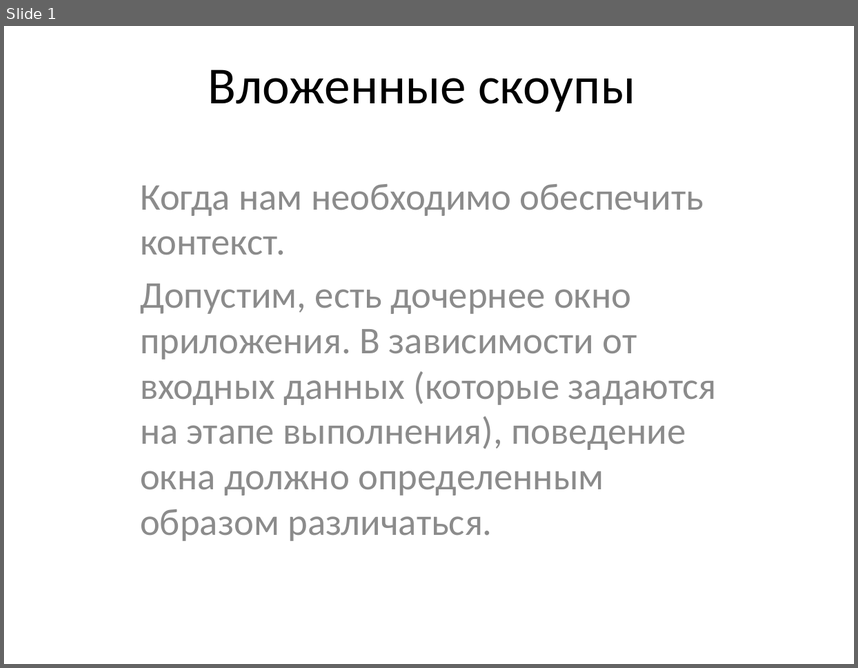
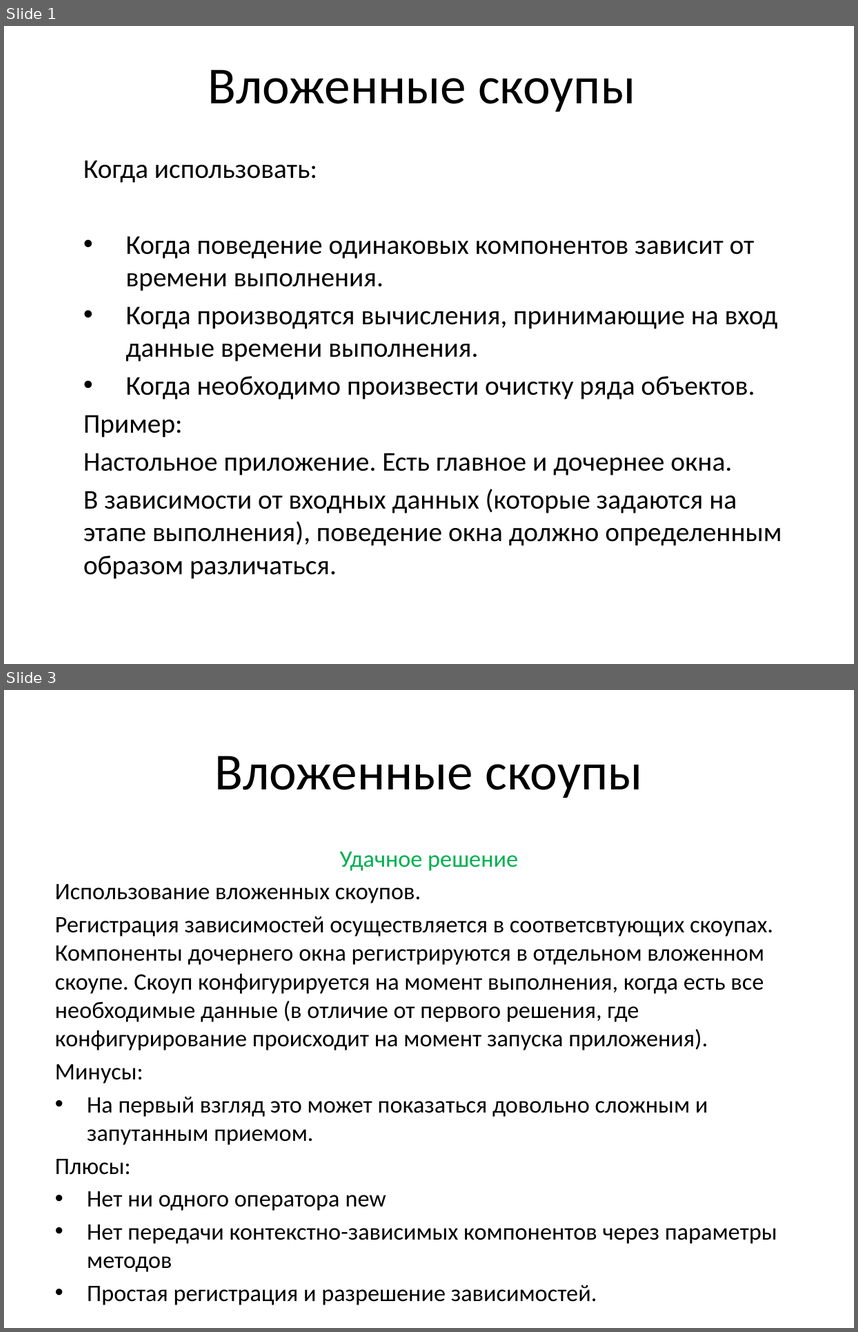
Before and after one commit to efimilya/AutofacPresentation, a slide deck: Slides.pptx. Shown one above the other, each under a label of ours: slide 1 before the commit, slides 1 and 3 after it; the slides between them are not shown. The pictures are 858x668 and 858x1332 pixels, drawn with LibreOffice and Linux fonts; fonts in the diff are those of the drawing. Boxes give left, top, right and bottom in pixels: in the first picture for what was removed or moved away, otherwise in the second. Text is boxed around its words. In the diff, an @@ line names an element or a change of style, - is before the commit and + after.

```diff
--- a/Slides.pptx
+++ b/Slides.pptx
@@ slide 3 added at [4, 690, 854, 1328], background #FFFFFF @@
@@ title added at [215, 756, 642, 798], 44 pt, text #000000 @@
+Вложенные скоупы
@@ text added at [55, 851, 777, 1243], 20 pt, text #000000 @@
+Удачное решение
+Использование вложенных скоупов.
+Регистрация зависимостей осуществляется в соответсвтующих скоупах. Компоненты дочернего окна регистрируются в отдельном вложенном скоупе. Скоуп конфигурируется на момент выполнения, когда есть все необходимые данные (в отличие от первого решения, где конфигурирование происходит на момент запуска приложения).
+Минусы:
+• На первый взгляд это может показаться довольно сложным и запутанным приемом.
+Плюсы:
+• Нет ни одного оператора new
+• Нет передачи контекстно-зависимых компонентов через параметры методов
+• Простая регистрация и разрешение зависимостей.
@@ slide 1 changed as well @@
@@ subtitle at [83, 160, 782, 579]: text changed; size 32 to 23 pt; text colour #8C8C8C to #000000 @@
-Когда нам необходимо обеспечить контекст.
-Допустим, есть дочернее окно приложения. В зависимости от входных данных (которые задаются на этапе выполнения), поведение окна должно определенным образом различаться.
+Когда использовать:
+• Когда поведение одинаковых компонентов зависит от времени выполнения.
+• Когда производятся вычисления, принимающие на вход данные времени выполнения.
+• Когда необходимо произвести очистку ряда объектов.
+Пример:
+Настольное приложение. Есть главное и дочернее окна.
+В зависимости от входных данных (которые задаются на этапе выполнения), поведение окна должно определенным образом различаться.
```
Also in this commit, not shown: 2 other slides changed, 5 other slides added.
